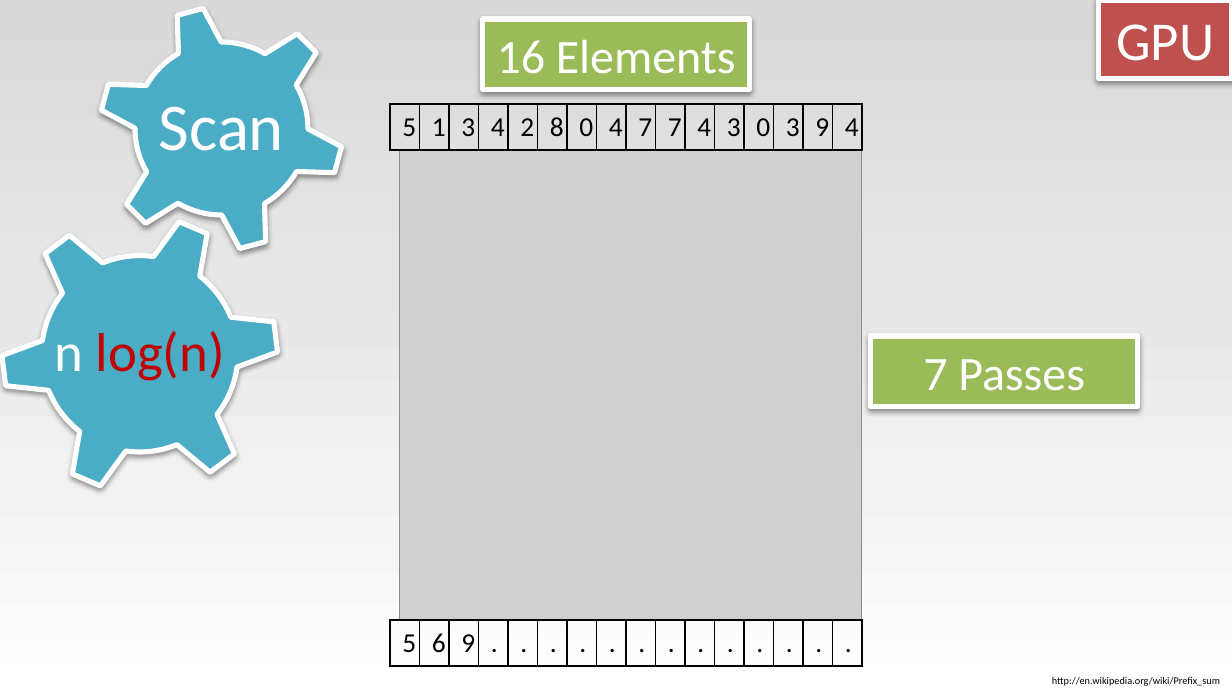
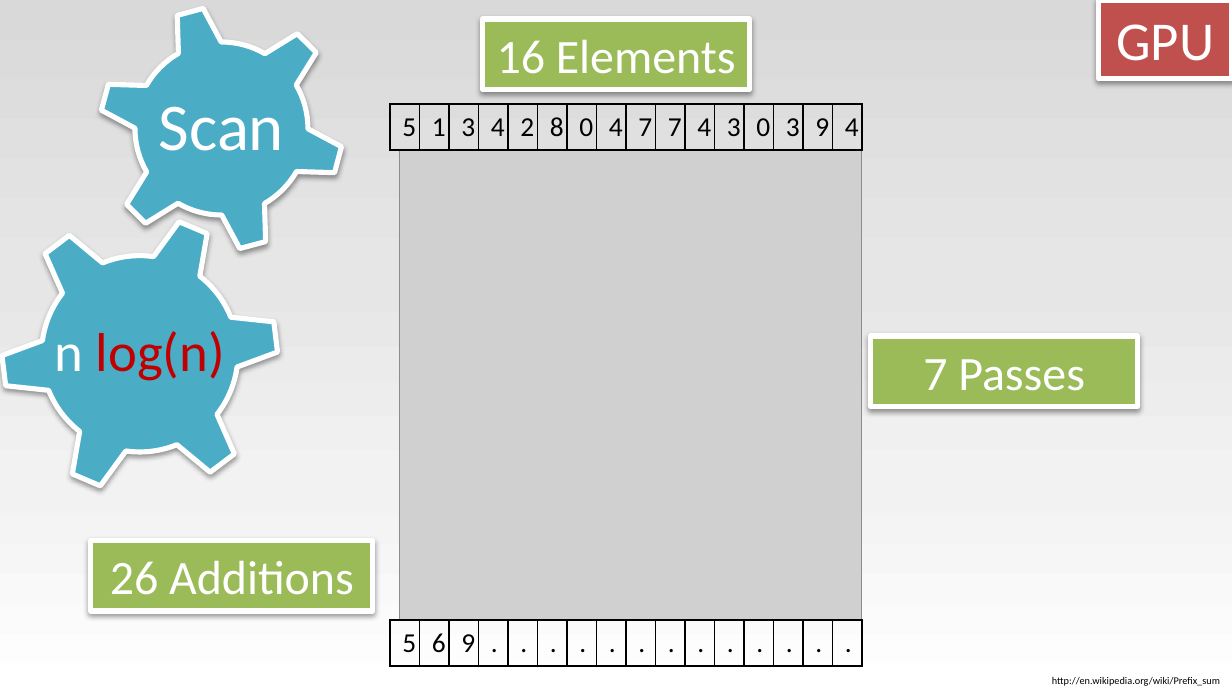
Before and after one commit to bernhardmgruber/bachelor_thesis, a slide deck: slide 6 of presentations/BAS_2/OpenCL.pptx. Drawn at 1232x693 pixels with LibreOffice and Linux fonts; fonts in the diff are those of the drawing; grey boxes stand for pictures. Boxes give left, top, right and bottom in pixels: in the first picture for what was removed or moved away, otherwise in the second. Text is boxed around its words. In the diff, an @@ line names an element or a change of style, - is before the commit and + after.

```diff
--- a/presentations/BAS_2/OpenCL.pptx
+++ b/presentations/BAS_2/OpenCL.pptx
@@ rectangle added at [91, 541, 373, 611], fill #9BBB59, outline #FFFFFF 3 pt, 28 pt, text #FFFFFF @@
+26 Additions
```
Also in this commit, not shown: 1 other slide changed.
